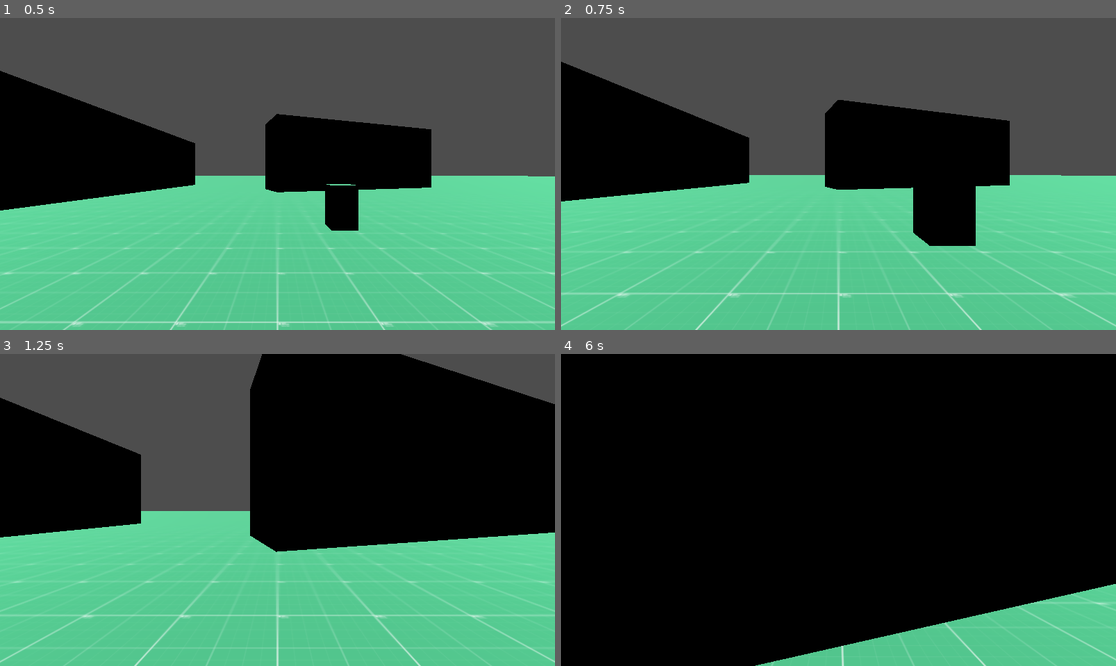
Above: before the commit, frames 1-4 (two rows, left to right).
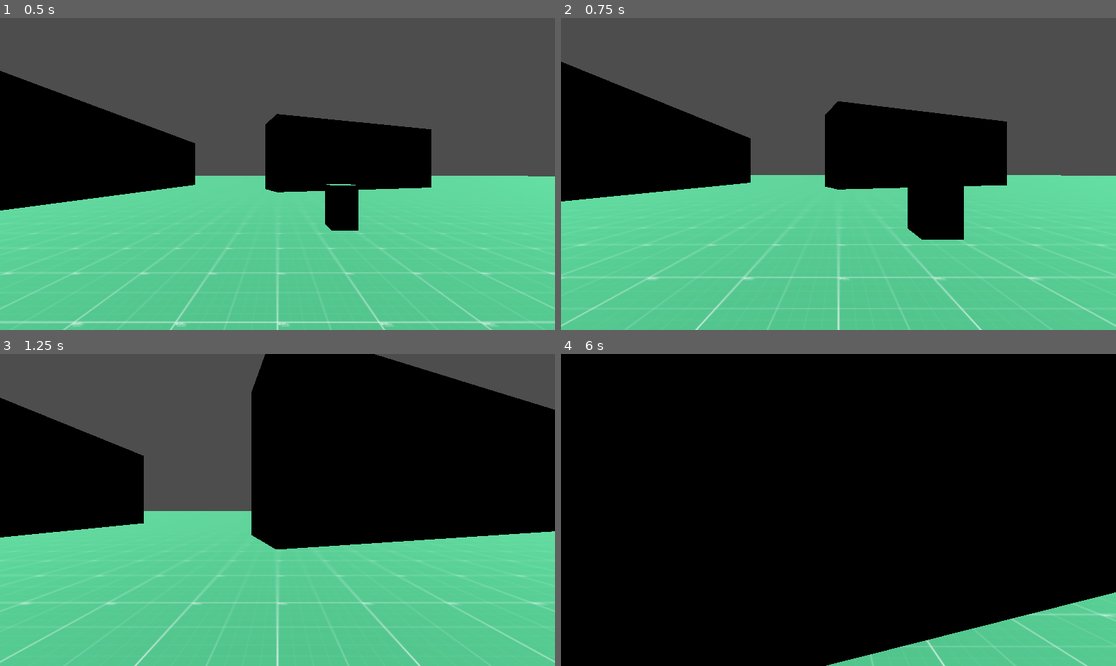
Above: after the commit, the same moments.

Repository: TimurTimergalin/team-dynamics-project-0
Game: Godot game, scene res://scenes/prototype_scene.tscn
Two runs of this game, one before a commit and one after it. Both use one fixed random seed, a clock stepped at 60 frames per second and the inputs below.
Inputs:
- Up to frame 1 (0.5 s): no input
- Up to frame 2 (0.75 s): hold W (main_move_forward) from 0.53 s (still down); tap Ctrl (main_crouch) at 0.6 s
- Up to frame 3 (1.25 s): keep holding W (main_move_forward); tap Space (main_jump) at 0.77 s
- Up to frame 4 (6 s): tap Shift (main_run) every 1.5 s from 1.35 to 5.85 s; tap Space (main_jump) at 1.52, 2.75, 3.02, 3.77, 4.25, 4.52, 5.75 s; tap Enter at 2, 3.5, 5 s; tap Ctrl (main_crouch) at 2.1, 3.6, 5.1 s; release W (main_move_forward) at 5.78 s; hold D (main_move_right) from 5.78 s (still down)

Frame 1 is identical in both runs. In frame 2, 2.7% of the frame differs, in the area x 0-100%, y 26-94%; in frame 3, 2.6%; in frame 4, 2.9%, in the area x 35-100%, y 73-100%.

Commit message:
closes #16: переделал horizontal movement на функцию

Diff:
--- a/resources/player/movement.tres
+++ b/resources/player/movement.tres
@@ -6,4 +6,4 @@
 script = ExtResource("1_tlj7n")
 walking_max_velocity = 25.0
 walking_acceleration = 1000.0
-base_decceleration = 200.0
+base_decceleration = 100.0
--- a/resources/player/new_resource.tres
+++ /dev/null
@@ -1,3 +0,0 @@
-[gd_resource type="Resource" format=3 uid="uid://cmbt5120bi624"]
-
-[resource]
--- a/scenes/player.tscn
+++ b/scenes/player.tscn
@@ -6,7 +6,6 @@
 [ext_resource type="Script" uid="uid://cnwggruap2e0n" path="res://scripts/logic/state_machine/state_machine.gd" id="3_qhqgy"]
 [ext_resource type="Script" uid="uid://cp02gts22siqs" path="res://scripts/logic/movement/player_movement_states/idle_state.gd" id="5_fjrip"]
 [ext_resource type="Script" uid="uid://ctm2er1thhhu2" path="res://scripts/logic/movement/player_movement_states/walking_state.gd" id="6_smehm"]
-[ext_resource type="Script" uid="uid://dqpgrrp2tippy" path="res://scripts/logic/movement/horizontal_movement_logic.gd" id="7_fjrip"]
 [ext_resource type="Script" uid="uid://jni8u8uya2y4" path="res://scripts/logic/movement/player_movement_states/crouching_state.gd" id="8_y4r1p"]
 [ext_resource type="Script" uid="uid://c65k3htjnx83x" path="res://scripts/logic/movement/player_movement_states/running_state.gd" id="9_d2wvv"]
 [ext_resource type="Resource" uid="uid://dtk2blb0doadl" path="res://resources/player/movement.tres" id="9_y4r1p"]
@@ -89,11 +88,6 @@
 player_camera = NodePath("../../../CameraHolder/Camera3D")
 player_movement_resource = ExtResource("9_y4r1p")
 
-[node name="HorizontalMovementLogic" type="Node" parent="Logic" node_paths=PackedStringArray("target", "horizontal_movement_store")]
-script = ExtResource("7_fjrip")
-target = NodePath("../..")
-horizontal_movement_store = NodePath("../../Stores/HorizontalMovementStore")
-
 [node name="CameraLogic" type="Node" parent="Logic" node_paths=PackedStringArray("camera_holder", "camera")]
 script = ExtResource("11_d2wvv")
 camera_holder = NodePath("../../CameraHolder")
--- a/scripts/logic/movement/horizontal_movement_logic.gd
+++ /dev/null
@@ -1,27 +0,0 @@
-extends Node
-
-@export var target: CharacterBody3D
-@export var horizontal_movement_store: HorizontalMovementStore
-
-func _process(delta: float) -> void:
-	var real_velocity = Vector2(target.velocity.x, target.velocity.z)
-	var target_velocity = horizontal_movement_store.direction * horizontal_movement_store.max_velocity
-	var velocity_difference = target_velocity - real_velocity
-	var d_velocity_direction = velocity_difference.normalized()
-
-	# Скорость изменится по направлению d_velocity_direction,
-	# значит локально скорость имеет вид velocity = real_velocity + t * d_velocity_direction.
-	# Производная |velocity| по t в точке t = 0 равна 2 * (real_velocity.x * d_velocity_direction.x + real_velocity.y * d_velocity_direction.y)
-	var derivative = real_velocity.x * d_velocity_direction.x + real_velocity.y * d_velocity_direction.y
-
-	var a = (
-		horizontal_movement_store.acceleration
-		if derivative >= 0
-		else horizontal_movement_store.decceleration
-	)
-
-	var d_velocity = (d_velocity_direction * a * delta).limit_length(velocity_difference.length())
-	var new_velocity = Vector2(target.velocity.x + d_velocity.x, target.velocity.z + d_velocity.y).limit_length(horizontal_movement_store.max_velocity)
-
-	target.velocity.x = new_velocity.x
-	target.velocity.z = new_velocity.y
--- /dev/null
+++ b/scripts/logic/movement/lib/horizontal_movement.gd
@@ -0,0 +1,28 @@
+class_name HorizontalMovementLib
+
+static func process(
+    target: CharacterBody3D,
+    horizontal_movement_store: HorizontalMovementStore,
+    delta: float
+):
+    var real_velocity = Vector2(target.velocity.x, target.velocity.z)
+    var target_velocity = horizontal_movement_store.direction * horizontal_movement_store.max_velocity
+    var velocity_difference = target_velocity - real_velocity
+    var d_velocity_direction = velocity_difference.normalized()
+
+    # Скорость изменится по направлению d_velocity_direction,
+    # значит локально скорость имеет вид velocity = real_velocity + t * d_velocity_direction.
+    # Производная |velocity| по t в точке t = 0 равна 2 * (real_velocity.x * d_velocity_direction.x + real_velocity.y * d_velocity_direction.y)
+    var derivative = real_velocity.x * d_velocity_direction.x + real_velocity.y * d_velocity_direction.y
+
+    var a = (
+        horizontal_movement_store.acceleration
+        if derivative >= 0
+        else horizontal_movement_store.decceleration
+    )
+
+    var d_velocity = (d_velocity_direction * a * delta).limit_length(velocity_difference.length())
+    var new_velocity = Vector2(target.velocity.x + d_velocity.x, target.velocity.z + d_velocity.y).limit_length(horizontal_movement_store.max_velocity)
+
+    target.velocity.x = new_velocity.x
+    target.velocity.z = new_velocity.y
--- a/scripts/logic/movement/player_movement_states/crouching_state.gd
+++ b/scripts/logic/movement/player_movement_states/crouching_state.gd
@@ -9,9 +9,10 @@
     horizontal_movement_store.acceleration = player_movement_resource.crouching_acceleration
     horizontal_movement_store.max_velocity = player_movement_resource.crouching_max_velocity
 
-func process(_delta: float) -> State:
+func process(delta: float) -> State:
     var direction = get_player_movement_direction()
     horizontal_movement_store.direction = direction
+    HorizontalMovementLib.process(player, horizontal_movement_store, delta)
     if !Input.is_action_pressed(MainActions.crouch):
         if direction:
             return (
--- a/scripts/logic/movement/player_movement_states/idle_state.gd
+++ b/scripts/logic/movement/player_movement_states/idle_state.gd
@@ -7,9 +7,10 @@
 func enter() -> void:
 	horizontal_movement_store.decceleration = player_movement_resource.base_decceleration
 
-func process(_delta: float) -> State:
+func process(delta: float) -> State:
 	var direction = get_player_movement_direction()
 	horizontal_movement_store.direction = direction
+	HorizontalMovementLib.process(player, horizontal_movement_store, delta)
 	if Input.is_action_pressed(MainActions.crouch):
 		return crouching_state
 
--- a/scripts/logic/movement/player_movement_states/running_state.gd
+++ b/scripts/logic/movement/player_movement_states/running_state.gd
@@ -9,9 +9,10 @@
 	horizontal_movement_store.acceleration = player_movement_resource.running_acceleration
 	horizontal_movement_store.max_velocity = player_movement_resource.running_max_velocity
 
-func process(_delta: float) -> State:
+func process(delta: float) -> State:
 	var direction = get_player_movement_direction()
 	horizontal_movement_store.direction = direction
+	HorizontalMovementLib.process(player, horizontal_movement_store, delta)
 
 	if Input.is_action_pressed(MainActions.crouch):
 		return crouching_state
--- a/scripts/logic/movement/player_movement_states/walking_state.gd
+++ b/scripts/logic/movement/player_movement_states/walking_state.gd
@@ -9,9 +9,10 @@
     horizontal_movement_store.acceleration = player_movement_resource.walking_acceleration
     horizontal_movement_store.max_velocity = player_movement_resource.walking_max_velocity
 
-func process(_delta: float) -> State:
+func process(delta: float) -> State:
     var direction = get_player_movement_direction()
     horizontal_movement_store.direction = direction
+    HorizontalMovementLib.process(player, horizontal_movement_store, delta)
     if Input.is_action_pressed(MainActions.crouch):
         return crouching_state
 
Not shown: 1 places in scenes/player.tscn that only renumber resources
Not shown, removed: scripts/logic/movement/horizontal_movement_logic.gd.uid
Not shown, added: scripts/logic/movement/lib/horizontal_movement.gd.uid
